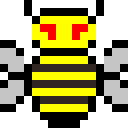
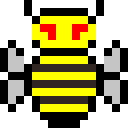
Layers edited between the first and the second 128x128 image:
renamed "Pasted Layer copy #3" to "Pasted Layer copy", painted on it over 120, 40, 128, 112
painted on "Pasted Layer" over 0, 40, 8, 112
